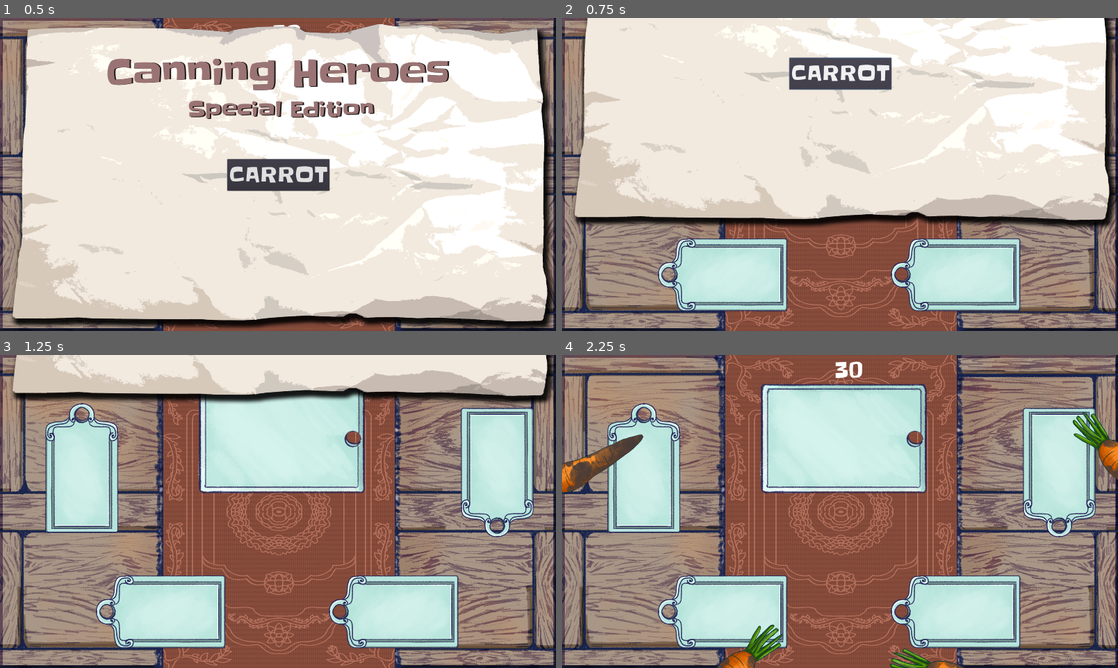
Above: before the commit, frames 1-4 (two rows, left to right).
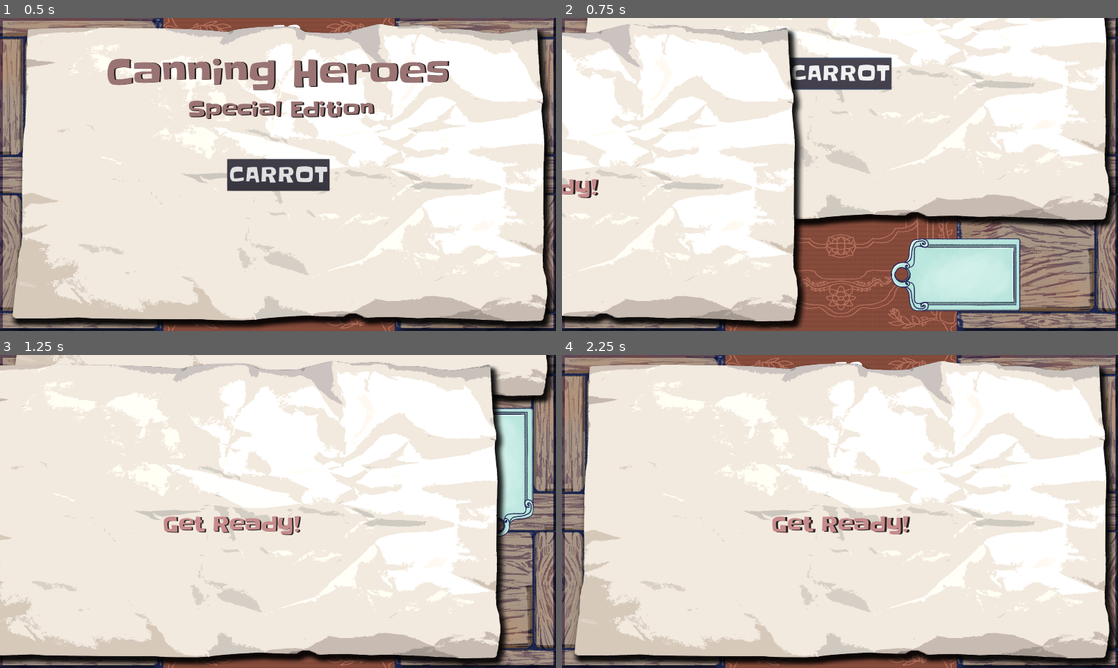
Above: after the commit, the same moments.

Repository: doctor-g/CanningHeroesGE
Game: Godot game, scene res://src/Game.tscn
Same seed, same stepped clock (60 frames per second), same inputs: the game is played once before the commit and once after it.
Inputs (mouse positions are in pixels of both pictures, inside the frame that each line leads up to):
- Up to frame 1 (0.5 s): no input
- Up to frame 2 (0.75 s): click "CARROT" at 0.5 s
- Up to frame 3 (1.25 s): no input
- Up to frame 4 (2.25 s): move the mouse to (962, 495) at 1.27 s; click (962, 495) at 1.42 s; tap Enter at 2 s; drag from (728, 527) to (812, 574) at 2.02 s

Frame 1 is identical in both runs. In frame 2, 33% of the frame differs, in the area x 0-44%, y 2-100%; in frame 3, 84%; in frame 4, 91%, in the area x 0-100%, y 1-100%.

Commit message:
Complete playable two-phase carrot game

Diff:
--- /dev/null
+++ b/project/src/Food/Carrot/PeelableCarrot.gd
@@ -0,0 +1,54 @@
+extends "../Food.gd"
+
+const _IMAGES := [
+	preload("res://assets/food/carrot_peeled_1.png"),
+	preload("res://assets/food/carrot_peeled_2.png"),
+	preload("res://assets/food/carrot_peeled_3.png")
+]
+
+enum State {
+	DEFAULT,
+	TOUCH_TOP,
+	TOUCH_BOTTOM
+}
+
+var _state = State.DEFAULT
+
+# Current position in the _IMAGES array
+var _next_image_index := 0
+
+onready var _sprite : Sprite = $Sprite
+onready var _interaction_area : Area2D = $Sprite/InteractionArea
+
+# shape_idx is "the child index of the clicked Shape2D".
+func _on_InteractionArea_input_event(_viewport, event:InputEvent, shape_idx:int):
+	if not event is InputEventScreenDrag:
+		return
+	match _state:
+		State.DEFAULT:
+			_state = State.TOUCH_TOP if shape_idx == 0 else State.TOUCH_BOTTOM
+		State.TOUCH_TOP:
+			if shape_idx == 1:
+				_peel()
+		State.TOUCH_BOTTOM:
+			if shape_idx == 0:
+				_peel()
+
+func _peel():
+	_state = State.DEFAULT
+	_sprite.texture = _IMAGES[_next_image_index]
+	_next_image_index += 1
+	if _next_image_index == _IMAGES.size():
+		emit_signal("processed")
+		_remove_interaction_areas()
+
+# Remove the interaction areas if they still exist
+func _remove_interaction_areas()->void:
+	if is_instance_valid(_interaction_area) and _sprite.has_node(_interaction_area.get_path()):
+		_sprite.remove_child(_interaction_area)
+		_interaction_area.queue_free()
+
+func _set_enabled(value):
+	._set_enabled(value)
+	if not value:
+		_remove_interaction_areas()
--- /dev/null
+++ b/project/src/Food/Carrot/PeelableCarrot.tscn
@@ -0,0 +1,28 @@
+[gd_scene load_steps=4 format=2]
+
+[ext_resource path="res://assets/food/carrot_clean.png" type="Texture" id=1]
+[ext_resource path="res://src/Food/Carrot/PeelableCarrot.gd" type="Script" id=2]
+
+[sub_resource type="CapsuleShape2D" id=1]
+radius = 70.7697
+height = 89.6818
+
+[node name="PeelableCarrot" type="Node2D"]
+position = Vector2( 808.26, 416.055 )
+script = ExtResource( 2 )
+
+[node name="Sprite" type="Sprite" parent="."]
+texture = ExtResource( 1 )
+
+[node name="InteractionArea" type="Area2D" parent="Sprite"]
+
+[node name="CollisionTop" type="CollisionShape2D" parent="Sprite/InteractionArea"]
+position = Vector2( -28.6394, -98.806 )
+rotation = 1.27608
+shape = SubResource( 1 )
+
+[node name="CollisionBottom" type="CollisionShape2D" parent="Sprite/InteractionArea"]
+position = Vector2( 88.7822, 203.34 )
+rotation = 1.27608
+shape = SubResource( 1 )
+[connection signal="input_event" from="Sprite/InteractionArea" to="." method="_on_InteractionArea_input_event"]
--- a/project/src/Food/Food.gd
+++ b/project/src/Food/Food.gd
@@ -5,4 +5,7 @@
 # warning-ignore:unused_signal
 signal processed(food)
 
-var enabled := true
+var enabled := true setget _set_enabled
+
+func _set_enabled(value)->void:
+	enabled = value
--- a/project/src/Game.gd
+++ b/project/src/Game.gd
@@ -6,9 +6,14 @@
 # This is an awkward workaround the lack of a timer.is_active method
 var _has_timer_started := false
 
-const CARROT_ROUND := {
-	"food": preload("res://src/Food/Carrot/CleanableCarrot.tscn")
-}
+const CARROT_GAME := [
+	{
+		"food": preload("res://src/Food/Carrot/CleanableCarrot.tscn"),
+	},
+	{
+		"food": preload("res://src/Food/Carrot/PeelableCarrot.tscn"),
+	}
+]
 
 onready var _workstations := []
 onready var _tween_pool : TweenPool = $TweenPool
@@ -16,7 +21,8 @@
 onready var _timer : Timer = $Timer
 onready var _ui_timer : GameTimer = $Interface/GameTimer
 
-onready var _round_config := CARROT_ROUND
+onready var _game_config : Array = CARROT_GAME
+onready var _round : int = 0
 onready var _GameOverScene := preload("res://src/UI/GameOver.tscn")
 
 # Number of fruits completed
@@ -26,7 +32,12 @@
 	_workstations = $Workstations.get_children()
 
 
-func _start_game():
+func _start_round():
+	$Interstitial.z_index = _completed + 1 # Force on top of food pile
+	$AnimationPlayer.play("InterstitialFlyBy")
+
+
+func _on_interstitialflyby_finished()->void:
 	for workstation in _workstations:
 		_add_food_to(workstation)
 	_timer.start(round_duration)
@@ -34,14 +45,14 @@
 
 
 func _process(_delta:float):
-	_ui_timer.update_time_remaining(_timer.time_left if _has_timer_started else round_duration)
+	_ui_timer.update_time_remaining(_timer.time_left if _has_timer_started else float(round_duration))
 
 
 func _add_food_to(workstation:Node2D):
 	var tween = _tween_pool.create()
 	var source = workstation.spawn_point.get_global_transform().origin
 	var destination = workstation.get_global_transform().origin
-	var food = _round_config["food"].instance()
+	var food = _game_config[_round]["food"].instance()
 	food.position = source
 	food.rotation_degrees = rand_range(1,360)
 	$Food.add_child(food)
@@ -50,7 +61,7 @@
 	food.connect("processed", self, "_on_food_processed", [food, workstation])
 
 
-func _on_food_processed(food:Area2D, workstation):
+func _on_food_processed(food:Food, workstation):
 	# Track completion and adjust Z so the latest is on top
 	_completed = _completed + 1
 	food.z_index = _completed
@@ -66,18 +77,26 @@
 
 
 func _on_Timer_timeout():
-	# Set up and fly in the GameOver scene
-	var game_over_scene : Sprite = _GameOverScene.instance()
-	game_over_scene.z_index = _completed  # Force on top of food pile
-	add_child(game_over_scene)
-	game_over_scene.position = Vector2(0,-game_over_scene.texture.get_height())
-	var tween : Tween = _tween_pool.create()
-	tween.interpolate_property(game_over_scene, "position", null, Vector2.ZERO, paper_fly_duration, Tween.TRANS_CUBIC, Tween.EASE_OUT)
-	tween.start()
-
 	# Prevent further interaction with the food on the table
 	for food in $Food.get_children():
 		(food as Food).enabled = false
+
+	# Advance the round
+	_round += 1
+
+	# If the game is over, set up and fly in the GameOver scene
+	if _round == _game_config.size():
+		var game_over_scene : Sprite = _GameOverScene.instance()
+		game_over_scene.z_index = _completed  # Force on top of food pile
+		add_child(game_over_scene)
+		game_over_scene.position = Vector2(0,-game_over_scene.texture.get_height())
+		var tween : Tween = _tween_pool.create()
+		tween.interpolate_property(game_over_scene, "position", null, Vector2.ZERO, paper_fly_duration, Tween.TRANS_CUBIC, Tween.EASE_OUT)
+		tween.start()
+
+	# Otherwise start the next round
+	else:
+		_start_round()
 
 
 func _on_MainMenu_game_selected(selection):
@@ -86,7 +105,13 @@
 			var tween : Tween = _tween_pool.create()
 			tween.interpolate_property($MainMenu, "position", null, Vector2(0,-$Table.texture.get_height()), paper_fly_duration, Tween.TRANS_CUBIC, Tween.EASE_OUT)
 			tween.start()
-			tween.connect("tween_completed", self, "_on_MainMenu_fly_out_completed", [], CONNECT_ONESHOT)
+			_start_round()
 
-func _on_MainMenu_fly_out_completed(_object, _path):
-	_start_game()
+
+# Remove all the food from the board.
+# This is called when the interstitial flies over
+func _clear_food()->void:
+	for food in $Food.get_children():
+		$Food.remove_child(food)
+		food.queue_free()
+	_has_timer_started = false
--- a/project/src/Game.tscn
+++ b/project/src/Game.tscn
@@ -7,6 +7,40 @@
 [ext_resource path="res://src/Environment/Tray.tscn" type="PackedScene" id=5]
 [ext_resource path="res://src/UI/GameTimer.tscn" type="PackedScene" id=6]
 [ext_resource path="res://src/UI/MainMenu.tscn" type="PackedScene" id=7]
+[ext_resource path="res://src/UI/Interstitial.tscn" type="PackedScene" id=8]
+
+[sub_resource type="Animation" id=1]
+resource_name = "InterstitialFlyBy"
+length = 3.0
+tracks/0/type = "value"
+tracks/0/path = NodePath("Interstitial:position")
+tracks/0/interp = 1
+tracks/0/loop_wrap = true
+tracks/0/imported = false
+tracks/0/enabled = true
+tracks/0/keys = {
+"times": PoolRealArray( 0, 1, 2, 3 ),
+"transitions": PoolRealArray( 0.5, 0.5, 2, 2 ),
+"update": 0,
+"values": [ Vector2( -1612.8, 0 ), Vector2( 0, 0 ), Vector2( 0, 0 ), Vector2( 1920, 0 ) ]
+}
+tracks/1/type = "method"
+tracks/1/path = NodePath(".")
+tracks/1/interp = 1
+tracks/1/loop_wrap = true
+tracks/1/imported = false
+tracks/1/enabled = true
+tracks/1/keys = {
+"times": PoolRealArray( 1.5, 3 ),
+"transitions": PoolRealArray( 1, 1 ),
+"values": [ {
+"args": [  ],
+"method": "_clear_food"
+}, {
+"args": [  ],
+"method": "_on_interstitialflyby_finished"
+} ]
+}
 
 [node name="Game" type="Node"]
 script = ExtResource( 2 )
@@ -52,5 +86,11 @@
 one_shot = true
 
 [node name="MainMenu" parent="." instance=ExtResource( 7 )]
+
+[node name="Interstitial" parent="." instance=ExtResource( 8 )]
+position = Vector2( 1920, 0 )
+
+[node name="AnimationPlayer" type="AnimationPlayer" parent="."]
+anims/InterstitialFlyBy = SubResource( 1 )
 [connection signal="timeout" from="Timer" to="." method="_on_Timer_timeout"]
 [connection signal="game_selected" from="MainMenu" to="." method="_on_MainMenu_game_selected"]
--- /dev/null
+++ b/project/src/UI/Interstitial.tscn
@@ -0,0 +1,35 @@
+[gd_scene load_steps=3 format=2]
+
+[ext_resource path="res://assets/ui/canning_heroes_theme.tres" type="Theme" id=1]
+[ext_resource path="res://assets/ui/paper.png" type="Texture" id=2]
+
+[node name="Interstitial" type="Sprite"]
+texture = ExtResource( 2 )
+centered = false
+
+[node name="Control" type="Control" parent="."]
+anchor_right = 1.0
+anchor_bottom = 1.0
+__meta__ = {
+"_edit_use_anchors_": false
+}
+
+[node name="Label" type="Label" parent="Control"]
+anchor_left = 0.5
+anchor_top = 0.5
+anchor_right = 0.5
+anchor_bottom = 0.5
+margin_left = -960.0
+margin_top = -7.0
+margin_right = 960.0
+margin_bottom = 7.0
+theme = ExtResource( 1 )
+custom_colors/font_color = Color( 0.776471, 0.545098, 0.545098, 1 )
+custom_colors/font_color_shadow = Color( 0.160784, 0.129412, 0.129412, 1 )
+custom_constants/shadow_offset_x = 6
+text = "Get Ready!"
+align = 1
+valign = 1
+__meta__ = {
+"_edit_use_anchors_": false
+}
Binary file added: project/assets/food/carrot_peeled_1.png
Not shown, added: project/assets/food/carrot_peeled_1.png.import
Binary file added: project/assets/food/carrot_peeled_2.png
Not shown, added: project/assets/food/carrot_peeled_2.png.import
Binary file added: project/assets/food/carrot_peeled_3.png
Not shown, added: project/assets/food/carrot_peeled_3.png.import
Not shown: 1 places in project/src/Game.tscn that only renumber resources
